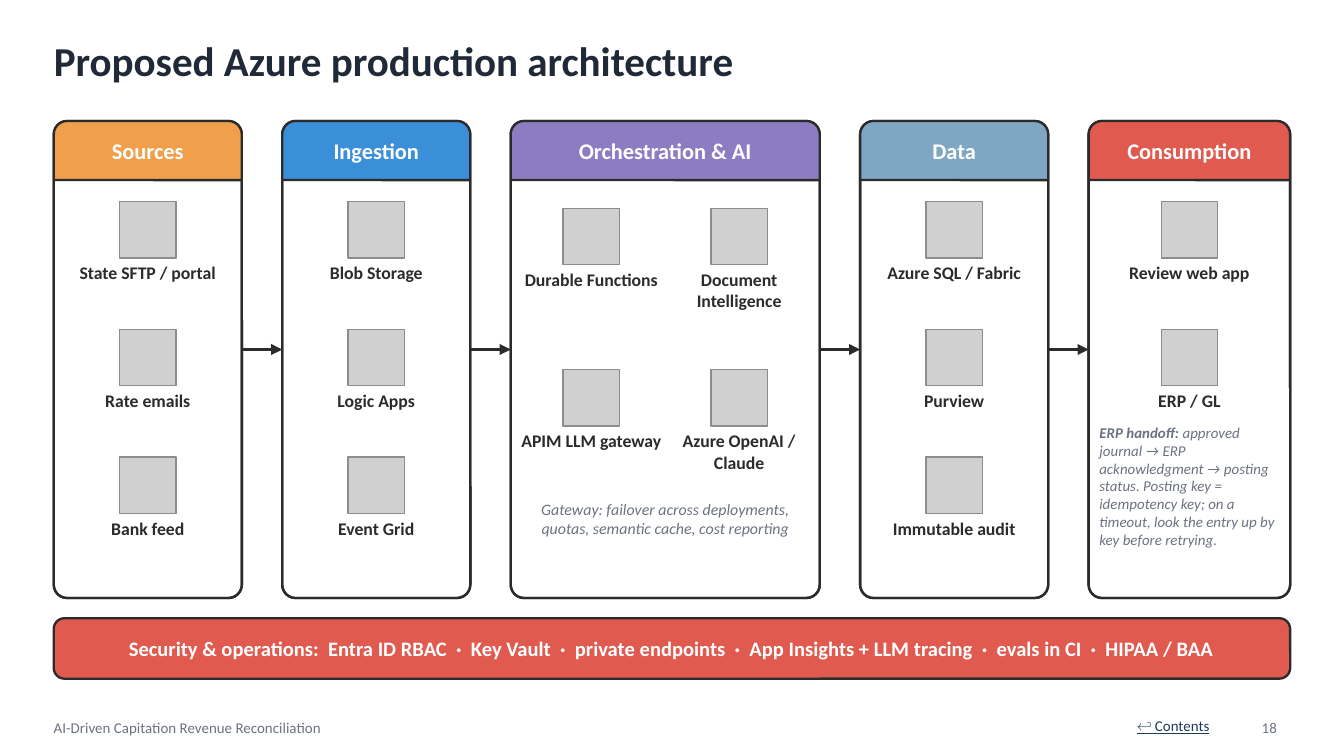
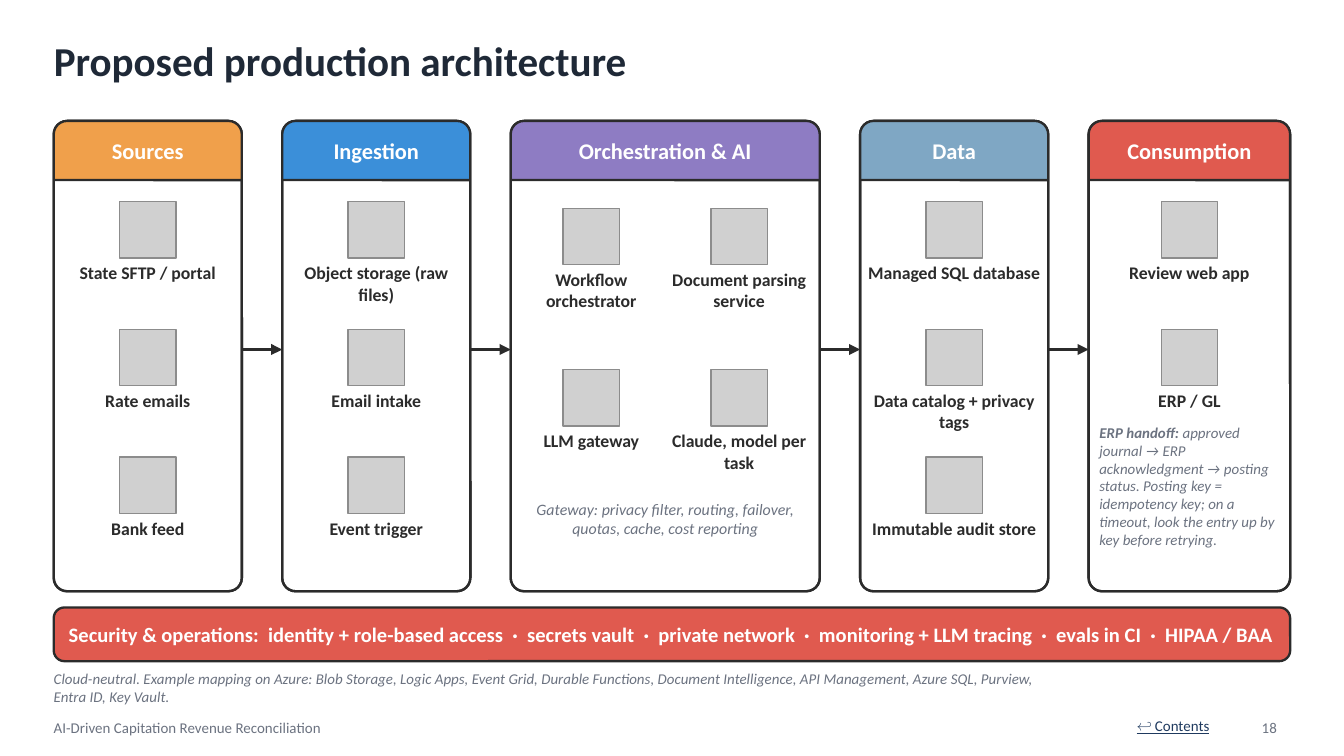
Before and after one commit to SanikaMarathe/capitation-revenue-reconciliation, a slide deck: slide 18 of Capitation_Reconciliation.pptx. Drawn at 1344x756 pixels with LibreOffice and Linux fonts; fonts in the diff are those of the drawing; grey boxes stand for pictures. Boxes give left, top, right and bottom in pixels: in the first picture for what was removed or moved away, otherwise in the second. Text is boxed around its words. In the diff, an @@ line names an element or a change of style, - is before the commit and + after.

```diff
--- a/Capitation_Reconciliation.pptx
+++ b/Capitation_Reconciliation.pptx
@@ title at [54, 47, 626, 83]: text changed @@
-Proposed Azure production architecture
+Proposed production architecture
@@ rounded rectangle: place and size @@
-rounded rectangle at [54, 121, 242, 598]
+rounded rectangle at [54, 121, 242, 591]
@@ rounded rectangle: place and size @@
-rounded rectangle at [54, 121, 242, 598]
+rounded rectangle at [54, 121, 242, 591]
@@ rounded rectangle: place and size @@
-rounded rectangle at [282, 121, 470, 598]
+rounded rectangle at [282, 121, 470, 591]
@@ rounded rectangle: place and size @@
-rounded rectangle at [282, 121, 470, 598]
+rounded rectangle at [282, 121, 470, 591]
@@ rounded rectangle: place and size @@
-rounded rectangle at [511, 121, 820, 598]
+rounded rectangle at [511, 121, 820, 591]
@@ rounded rectangle: place and size @@
-rounded rectangle at [511, 121, 820, 598]
+rounded rectangle at [511, 121, 820, 591]
@@ rounded rectangle: place and size @@
-rounded rectangle at [860, 121, 1048, 598]
+rounded rectangle at [860, 121, 1048, 591]
@@ rounded rectangle: place and size @@
-rounded rectangle at [860, 121, 1048, 598]
+rounded rectangle at [860, 121, 1048, 591]
@@ rounded rectangle: place and size @@
-rounded rectangle at [1089, 121, 1290, 598]
+rounded rectangle at [1089, 121, 1290, 591]
@@ rounded rectangle: place and size @@
-rounded rectangle at [1089, 121, 1290, 598]
+rounded rectangle at [1089, 121, 1290, 591]
@@ text at [304, 266, 448, 304]: text changed @@
-Blob Storage
+Object storage (raw files)
@@ text at [868, 266, 1040, 282]: text changed @@
-Azure SQL / Fabric
+Managed SQL database
@@ text at [546, 273, 637, 307]: text changed @@
-Durable Functions
+Workflow orchestrator
@@ text at [672, 273, 806, 307]: text changed @@
-Document Intelligence
+Document parsing service
@@ text at [331, 394, 421, 407]: text changed @@
-Logic Apps
+Email intake
@@ text at [874, 394, 1035, 431]: text changed @@
-Purview
+Data catalog + privacy tags
@@ text at [544, 435, 639, 450]: text changed @@
-APIM LLM gateway
+LLM gateway
@@ text at [672, 434, 806, 469]: text changed @@
-Azure OpenAI / Claude
+Claude, model per task
@@ text at [536, 504, 794, 537]: text changed @@
-Gateway: failover across deployments, quotas, semantic cache, cost reporting
+Gateway: privacy filter, routing, failover, quotas, cache, cost reporting
@@ text at [330, 522, 423, 538]: text changed @@
-Event Grid
+Event trigger
@@ text at [872, 522, 1036, 535]: text changed @@
-Immutable audit
+Immutable audit store
@@ rounded rectangle "Security & operations: identity + ...": place and size @@
-rounded rectangle "Security & operations: identity + ..." at [54, 618, 1290, 679]
+rounded rectangle "Security & operations: identity + ..." at [54, 607, 1290, 661]
@@ rounded rectangle "Security & operations: identity + ..." at [54, 607, 1290, 661]: proportions changed @@
@@ text in rounded rectangle at [69, 627, 1272, 646]: text changed @@
-Security & operations: Entra ID RBAC · Key Vault · private endpoints · App Insights + LLM tracing · evals in CI · HIPAA / BAA
+Security & operations: identity + role-based access · secrets vault · private network · monitoring + LLM tracing · evals in CI · HIPAA / BAA
@@ text added at [54, 673, 1032, 705], 8 pt, text #6B7280, italic @@
+Cloud-neutral. Example mapping on Azure: Blob Storage, Logic Apps, Event Grid, Durable Functions, Document Intelligence, API Management, Azure SQL, Purview, Entra ID, Key Vault.
```
Also in this commit, not shown: 5 other slides changed.
